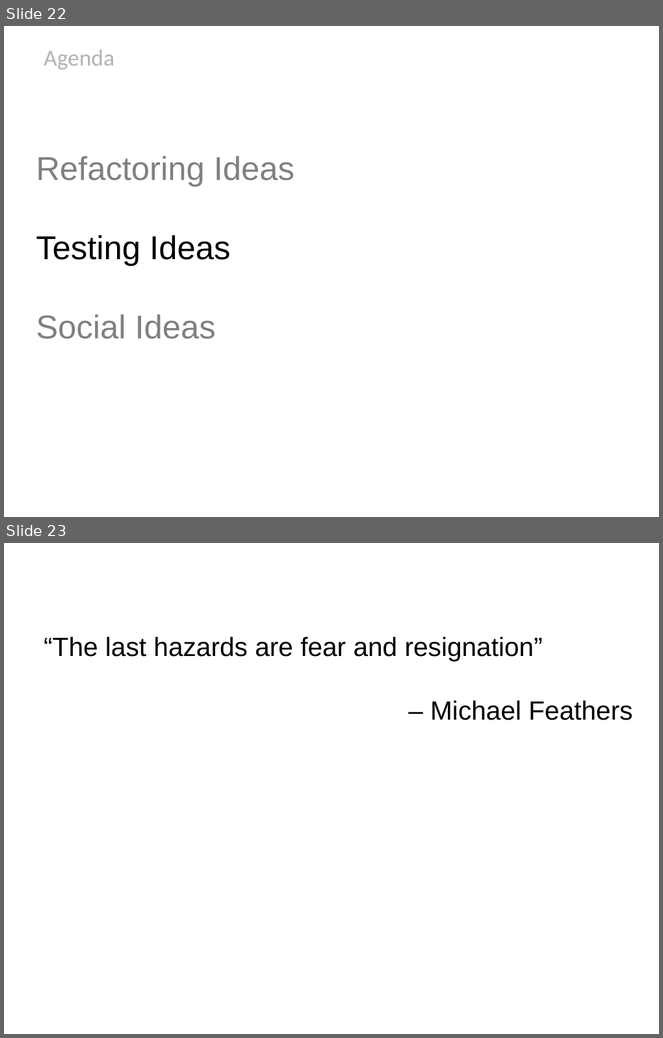
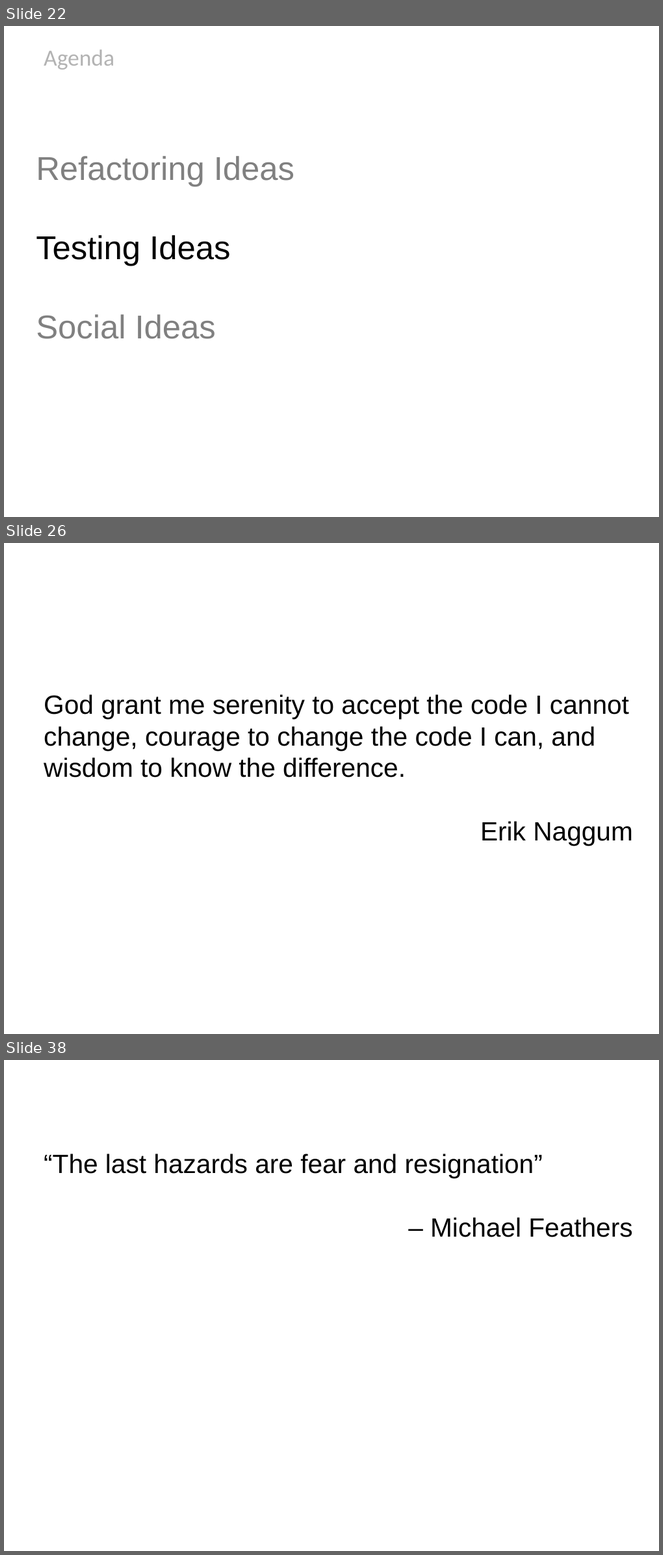
Before and after one commit to HamletDRC/presentations, a slide deck: newideasforoldcode/NewIdeasForOldCode_Confess2011.odp. Shown one above the other, each under a label of ours: slides 22 and 23 before the commit, slides 22, 26 and 38 after it; the slides between them are not shown. The pictures are 663x1038 and 663x1555 pixels, drawn with LibreOffice and Linux fonts; fonts in the diff are those of the drawing; background and template pictures are left out. Boxes give left, top, right and bottom in pixels: in the first picture for what was removed or moved away, otherwise in the second. Text is boxed around its words. In the diff, an @@ line names an element or a change of style, - is before the commit and + after.

```diff
--- a/newideasforoldcode/NewIdeasForOldCode_Confess2011.odp
+++ b/newideasforoldcode/NewIdeasForOldCode_Confess2011.odp
@@ slide 26 added at (4,543,659,1034), background picture (left out) @@
@@ subtitle added at (44,694,633,846), 32 pt, text #000000 @@
+God grant me serenity to accept the code I cannot change, courage to change the code I can, and wisdom to know the difference.
+Erik Naggum
@@ what was slide 23 is now slide 38 @@
```
Also in this commit, not shown: 14 other slides added, 1 other file.
